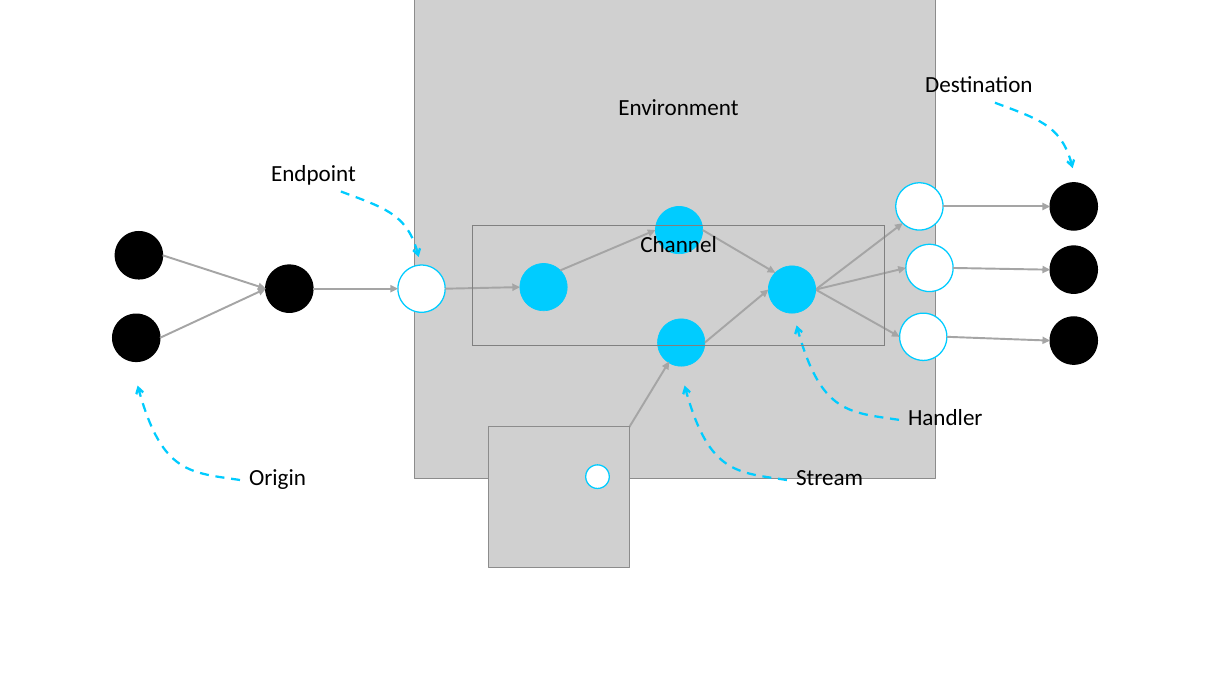
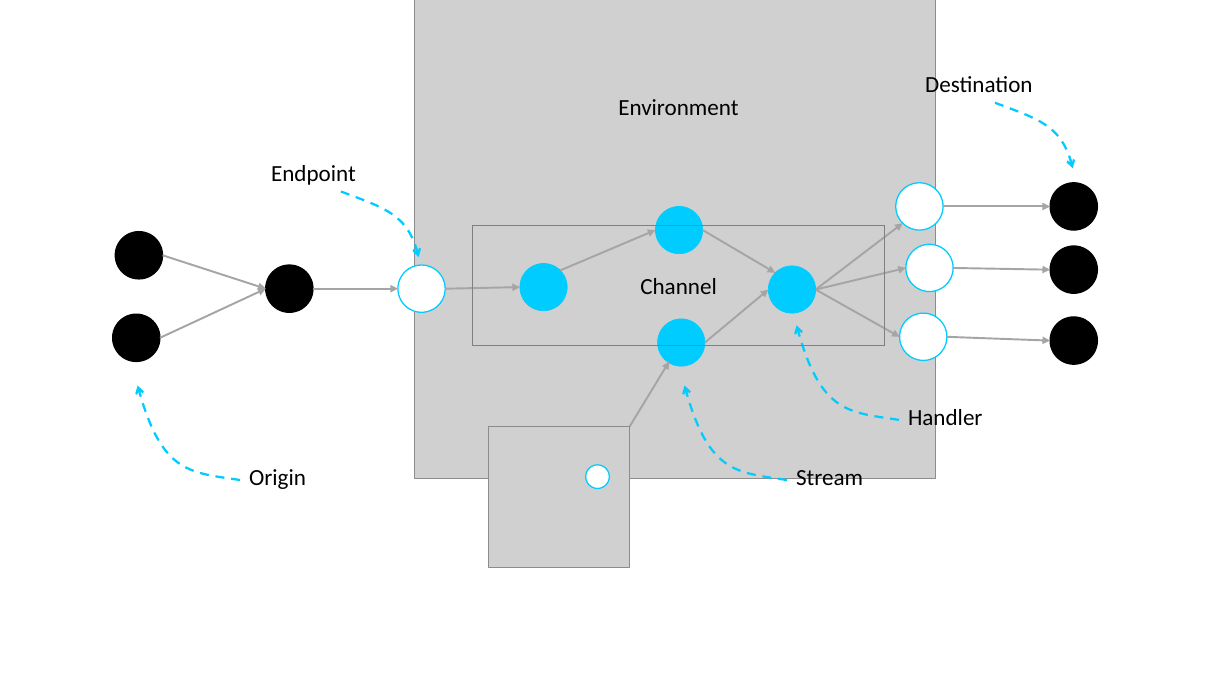
Before and after one commit to SlenderStone/MessageHandler.Documentation, a slide deck: slide 2 of images/architecture drawings.pptx. Drawn at 1232x693 pixels with LibreOffice and Linux fonts; fonts in the diff are those of the drawing; grey boxes stand for pictures. Boxes give left, top, right and bottom in pixels: in the first picture for what was removed or moved away, otherwise in the second. Text is boxed around its words. In the diff, an @@ line names an element or a change of style, - is before the commit and + after.

```diff
--- a/images/architecture drawings.pptx
+++ b/images/architecture drawings.pptx
@@ rectangle "Channel" at [473, 226, 884, 346]: vertical alignment top to middle @@
```
Also in this commit, not shown: 2 other slides changed, 4 other files.
